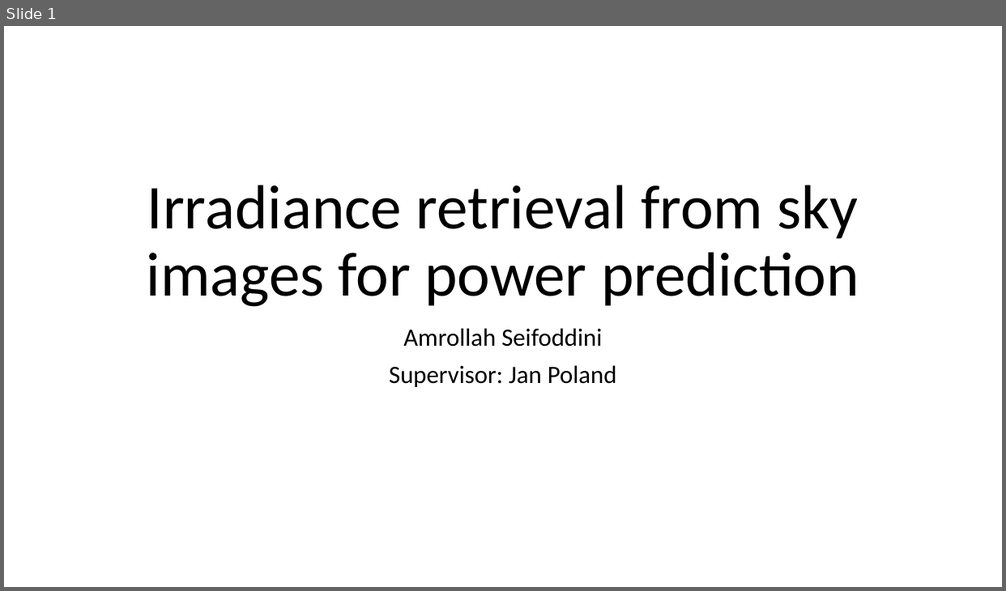
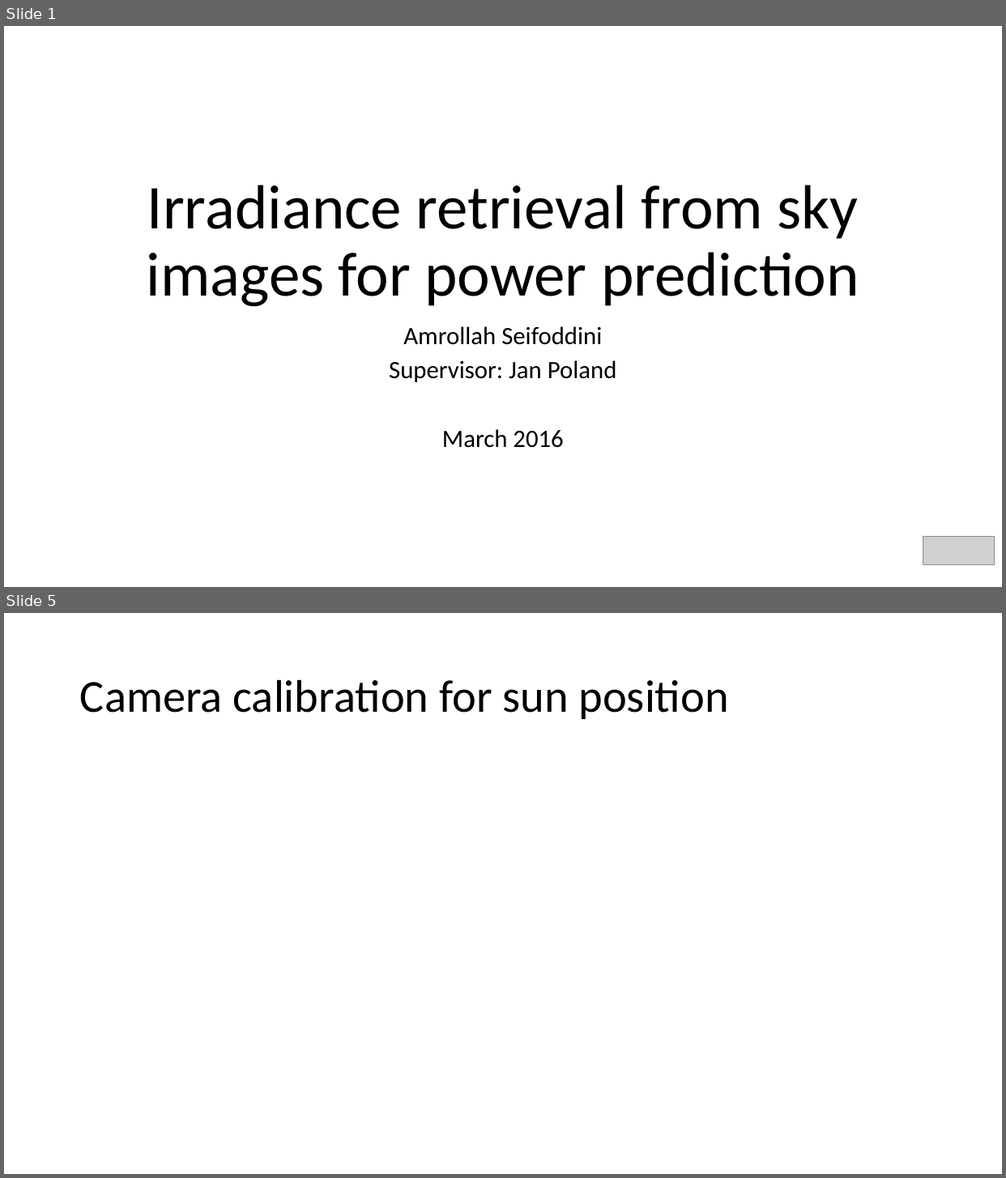
Before and after one commit to amrollah/ms_proj, a slide deck: docs/Amri_presentation.pptx. Shown one above the other, each under a label of ours: slide 1 before the commit, slides 1 and 5 after it; the slides between them are not shown. The pictures are 1006x591 and 1006x1178 pixels, drawn with LibreOffice and Linux fonts; fonts in the diff are those of the drawing; grey boxes stand for pictures. Boxes give left, top, right and bottom in pixels: in the first picture for what was removed or moved away, otherwise in the second. Text is boxed around its words. In the diff, an @@ line names an element or a change of style, - is before the commit and + after.

```diff
--- a/docs/Amri_presentation.pptx
+++ b/docs/Amri_presentation.pptx
@@ slide 5 added at <box>4,613,1002,1174</box>, background #FFFFFF @@
@@ title added at <box>80,679,729,719</box>, 44 pt, text #000000 @@
+Camera calibration for sun position
@@ slide 1 changed as well @@
@@ subtitle at <box>389,327,617,382</box>: line spacing 0.9 to 0.8 @@
@@ subtitle at <box>442,429,563,448</box>: paragraph added @@
+March 2016
@@ picture added at <box>923,536,995,565</box> @@
```
Also in this commit, not shown: 11 other slides added, 6 other files.
